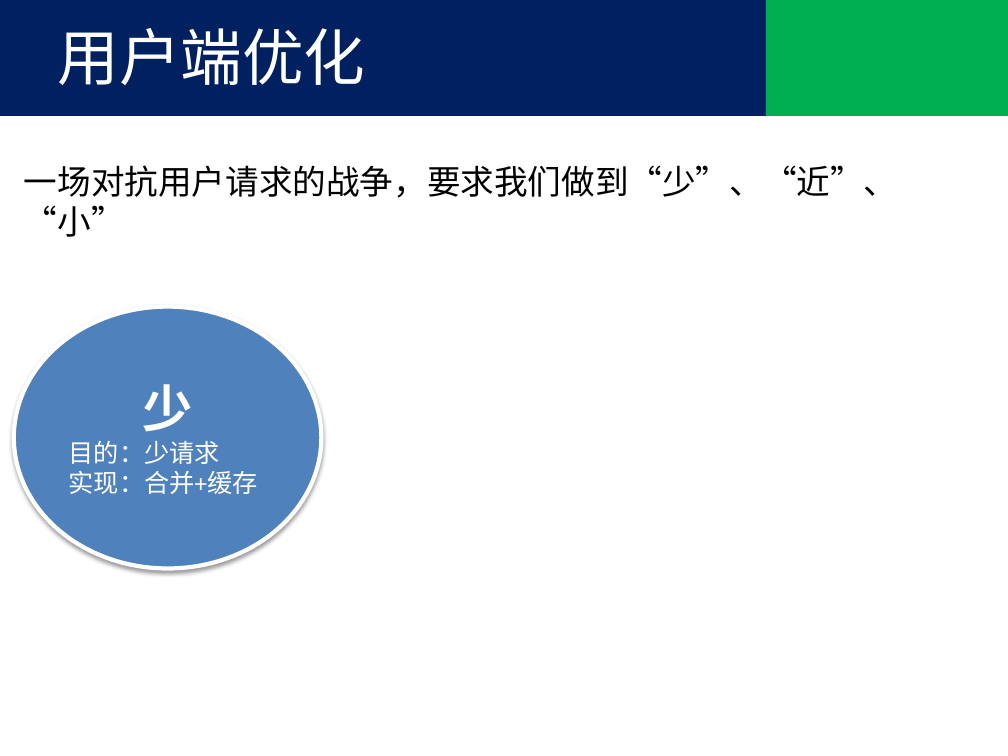
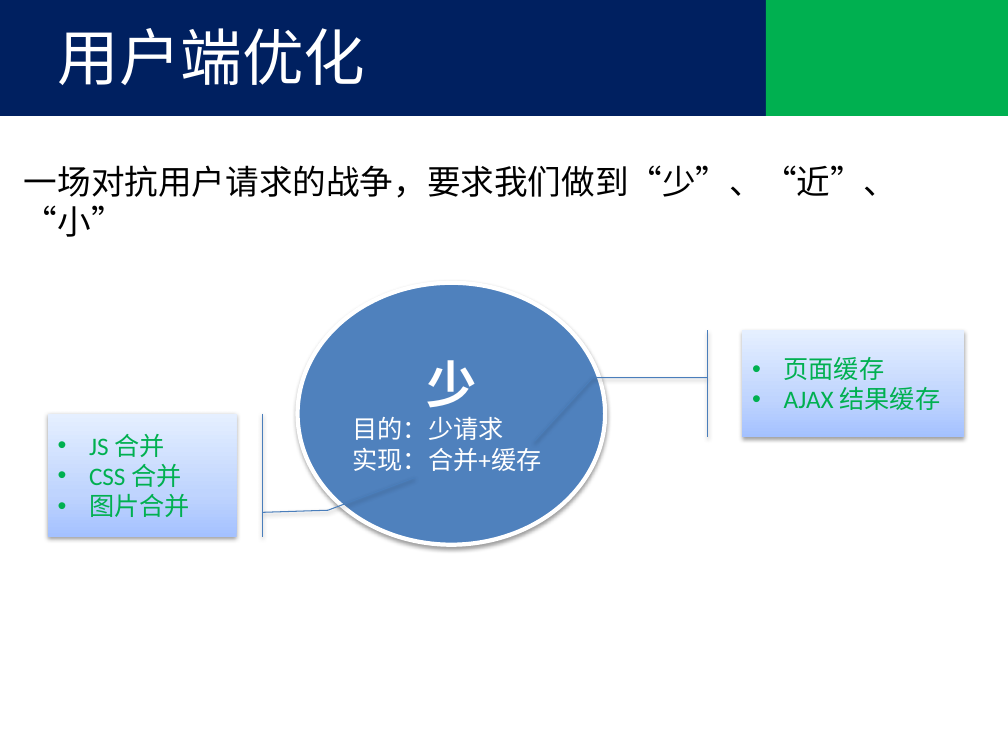
Before and after one commit to tjx222/javatrain, a slide deck: slide 7 of 前端优化.pptx. Drawn at 1008x756 pixels with LibreOffice and Linux fonts; fonts in the diff are those of the drawing; background and template pictures are left out. Boxes give left, top, right and bottom in pixels: in the first picture for what was removed or moved away, otherwise in the second. Text is boxed around its words. In the diff, an @@ line names an element or a change of style, - is before the commit and + after.

Commit message:
add little

```diff
--- a/前端优化.pptx
+++ b/前端优化.pptx
@@ ellipse "少": place and size @@
-ellipse "少" at [14, 306, 322, 569]
+ellipse "少" at [297, 283, 605, 545]
@@ accent callout added at [742, 331, 964, 437], fill gradient #A4C4FF to #BFD4FF to #E6EEFF, outline #4B7EBC 0.75 pt, 18 pt, text #00B050 @@
+• 页面缓存
+• AJAX 结果缓存
@@ accent callout added at [47, 413, 237, 536], fill gradient #A4C4FF to #BFD4FF to #E6EEFF, outline #4B7EBC 0.75 pt, 18 pt, text #00B050 @@
+• JS 合并
+• CSS 合并
+• 图片合并
```
